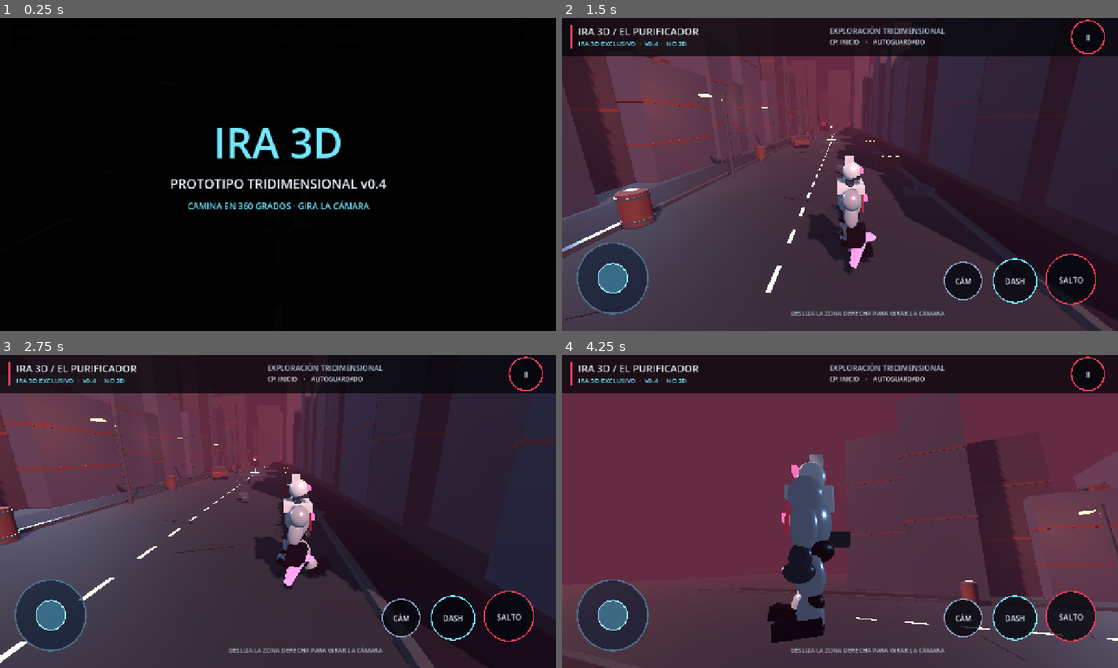
Above: before the commit, frames 1-4 (two rows, left to right).
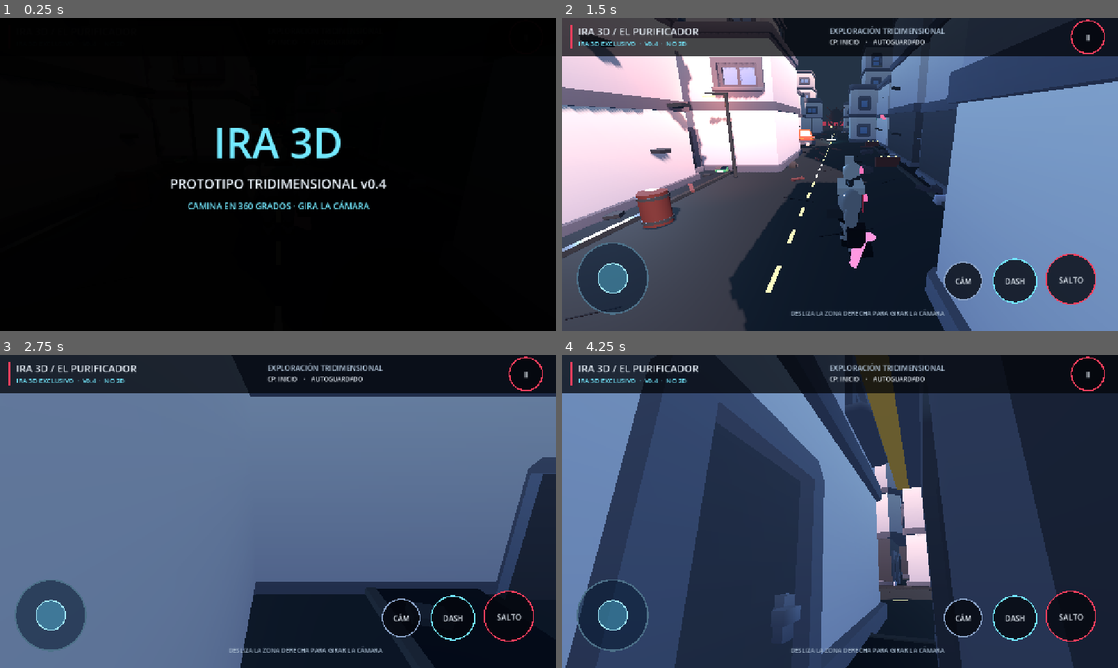
Above: after the commit, the same moments.

Repository: lsnoglos/Ira
Game: Godot game, scene res://scenes/main.tscn
The game is run twice, just before and just after one commit, with the same random seed, the same clock (stepped at 60 frames per second) and the same inputs.
Inputs (mouse positions are in pixels of both pictures, inside the frame that each line leads up to):
- Up to frame 1 (0.25 s): no input
- Up to frame 2 (1.5 s): tap Enter at 0.5 s; move the mouse to (962, 158) at 0.52 s; hold D 0.53-1.25 s; hold Shift 0.53-1.25 s; click (962, 158) at 0.67 s; tap Space at 0.77 s; drag from (728, 190) to (812, 237) at 1.27 s
- Up to frame 3 (2.75 s): move the mouse to (333, 442) at 2.02 s; hold D from 2.03 s (still down); hold Shift from 2.03 s (still down)
- Up to frame 4 (4.25 s): release D at 2.75 s; release Shift at 2.75 s; drag from (812, 574) to (673, 464) at 2.77 s; move the mouse to (1006, 558) at 3.52 s; hold A from 3.53 s (still down); hold Shift from 3.53 s (still down); tap Space at 3.77 s

The runs differ from the first frame. In frame 2, 75% of the frame differs, in the area x 0-100%, y 0-100%; in frame 3, 79%; in frame 4, 84%.

Commit message:
feat(3d): replace box skyline with imported urban models; improve atmospheric lighting

Diff:
--- a/scripts/RuinedDistrict.gd
+++ b/scripts/RuinedDistrict.gd
@@ -1,6 +1,7 @@
 extends Node3D
 ## A low-cost, original, procedural art blockout of a ruined dystopian city.
 const K = preload("res://scripts/ModelKit.gd")
+const URBAN = preload("res://scripts/UrbanAssets.gd")
 var rng := RandomNumberGenerator.new()
 var charcoal: Material
 var roadway: Material
@@ -25,7 +26,8 @@
     _make_materials()
     _build_light_environment()
     _build_floor()
-    _build_city()
+    var architecture := URBAN.new()
+    add_child(architecture)
     _build_props()
     _build_checkpoint()
 
@@ -49,26 +51,26 @@
     var world := WorldEnvironment.new()
     var environment := Environment.new()
     environment.background_mode = Environment.BG_COLOR
-    environment.background_color = Color("2a1a30")
+    environment.background_color = Color("121e2e")
     environment.ambient_light_source = Environment.AMBIENT_SOURCE_COLOR
-    environment.ambient_light_color = Color("8996bc")
-    environment.ambient_light_energy = 0.62
+    environment.ambient_light_color = Color("7590b4")
+    environment.ambient_light_energy = 0.80
     environment.reflected_light_source = Environment.REFLECTION_SOURCE_BG
     environment.fog_enabled = true
-    environment.fog_light_color = Color("642b43")
-    environment.fog_density = 0.012
+    environment.fog_light_color = Color("243345")
+    environment.fog_density = 0.007
     world.environment = environment
     add_child(world)
     var sun := DirectionalLight3D.new()
     sun.rotation_degrees = Vector3(-42, 28, 12)
-    sun.light_color = Color("ffb297")
-    sun.light_energy = 0.94
+    sun.light_color = Color("ffb48f")
+    sun.light_energy = 1.30
     sun.shadow_enabled = true
     add_child(sun)
     var cold := DirectionalLight3D.new()
     cold.rotation_degrees = Vector3(-20, -130, 0)
     cold.light_color = Color("729dcc")
-    cold.light_energy = 0.46
+    cold.light_energy = 0.58
     add_child(cold)
 
 func _build_floor() -> void:
@@ -147,8 +149,6 @@
     for j in range(8):
         var zz: float = -2.0-float(j)*9.5
         _rubble(Vector3(rng.randf_range(-4.9,4.9),0,zz))
-    _damaged_car(Vector3(-4.1,0,-18),0.25)
-    _damaged_car(Vector3(4.0,0,-49),-0.6)
     # Distant circular beacon where the future boss encounter will happen.
     _distant_eye_monument(Vector3(0,5.2,-71))
 
